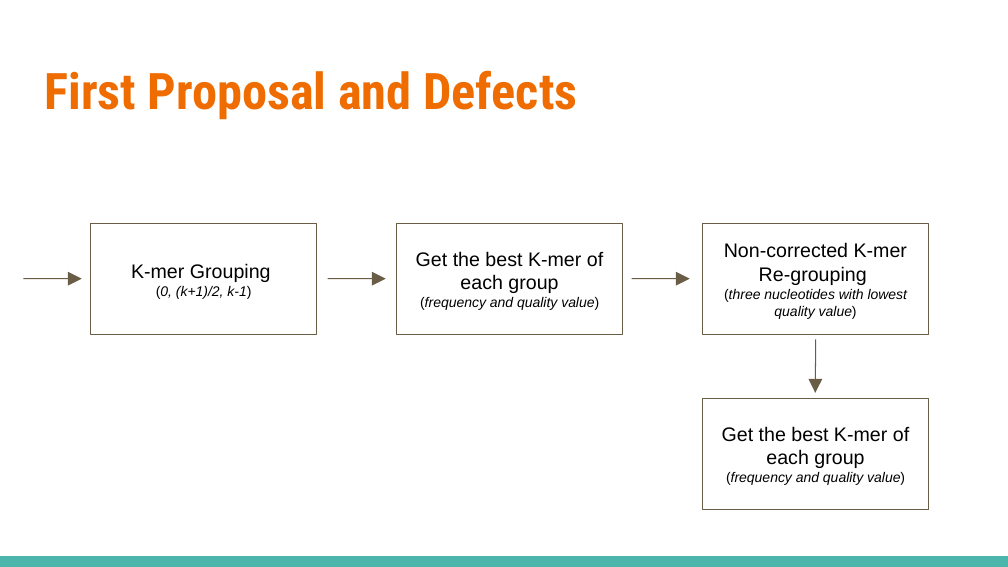
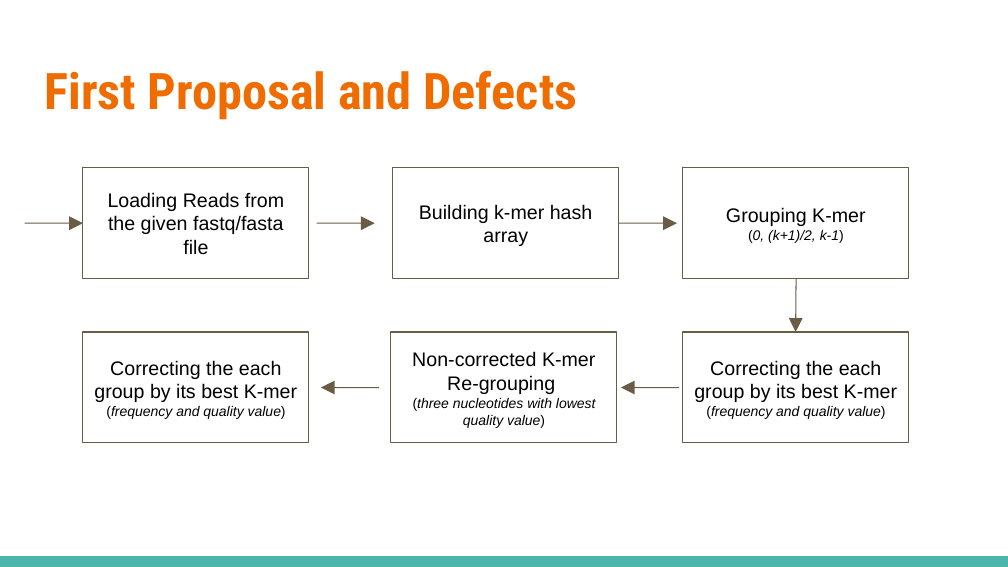
Before and after one commit to salmagomaa/masters-seminar, a slide deck: slide 47 of Presentation/DNA_Seq_Error_Corr_Alg.odp (slide 45 before the commit). Drawn at 1008x567 pixels with LibreOffice and Linux fonts; fonts in the diff are those of the drawing. Boxes give left, top, right and bottom in pixels: in the first picture for what was removed or moved away, otherwise in the second. Text is boxed around its words. In the diff, an @@ line names an element or a change of style, - is before the commit and + after.

```diff
--- a/Presentation/DNA_Seq_Error_Corr_Alg.odp
+++ b/Presentation/DNA_Seq_Error_Corr_Alg.odp
@@ rectangle added at bbox=[83, 167, 308, 278], outline #695D46 0.74 pt, 14 pt, text #000000 @@
+Loading Reads from the given fastq/fasta file
@@ rectangle added at bbox=[393, 167, 619, 278], outline #695D46 0.74 pt, 14 pt, text #000000 @@
+Building k-mer hash array
@@ rectangle "Grouping K-mer": place and size @@
-rectangle "Grouping K-mer" at bbox=[91, 223, 317, 334]
+rectangle "Grouping K-mer" at bbox=[682, 167, 908, 278]
@@ text in rectangle at bbox=[726, 207, 865, 226]: text changed @@
-K-mer Grouping
+Grouping K-mer
@@ arrow moved from (23, 278) - (82, 278) to (25, 223) - (83, 223) @@
@@ arrow moved from (328, 278) - (386, 278) to (317, 223) - (375, 223) @@
@@ arrow moved from (632, 278) - (689, 278) to (619, 223) - (677, 223) @@
@@ arrow moved from (815, 340) - (815, 393) to (796, 278) - (795, 332) @@
@@ rectangle "Correcting the each group by ...": place and size @@
-rectangle "Correcting the each group by ..." at bbox=[396, 223, 622, 334]
+rectangle "Correcting the each group by ..." at bbox=[83, 332, 308, 443]
@@ rectangle "Non-corrected K-mer Re-grouping": place and size @@
-rectangle "Non-corrected K-mer Re-grouping" at bbox=[703, 223, 928, 334]
+rectangle "Non-corrected K-mer Re-grouping" at bbox=[391, 332, 617, 443]
@@ rectangle "Correcting the each group by ...": place and size @@
-rectangle "Correcting the each group by ..." at bbox=[703, 398, 928, 509]
+rectangle "Correcting the each group by ..." at bbox=[682, 332, 908, 443]
@@ text in rectangle at bbox=[94, 360, 297, 402]: text changed @@
-Get the best K-mer of each group
+Correcting the each group by its best K-mer
@@ arrow added from (379, 388) to (321, 387), #695D46 0.74 pt @@
@@ arrow added from (679, 388) to (621, 387), #695D46 0.74 pt @@
@@ text in rectangle at bbox=[694, 360, 897, 402]: text changed @@
-Get the best K-mer of each group
+Correcting the each group by its best K-mer
```
Also in this commit, not shown: 6 other slides changed, 2 slides added, 12 other files.
